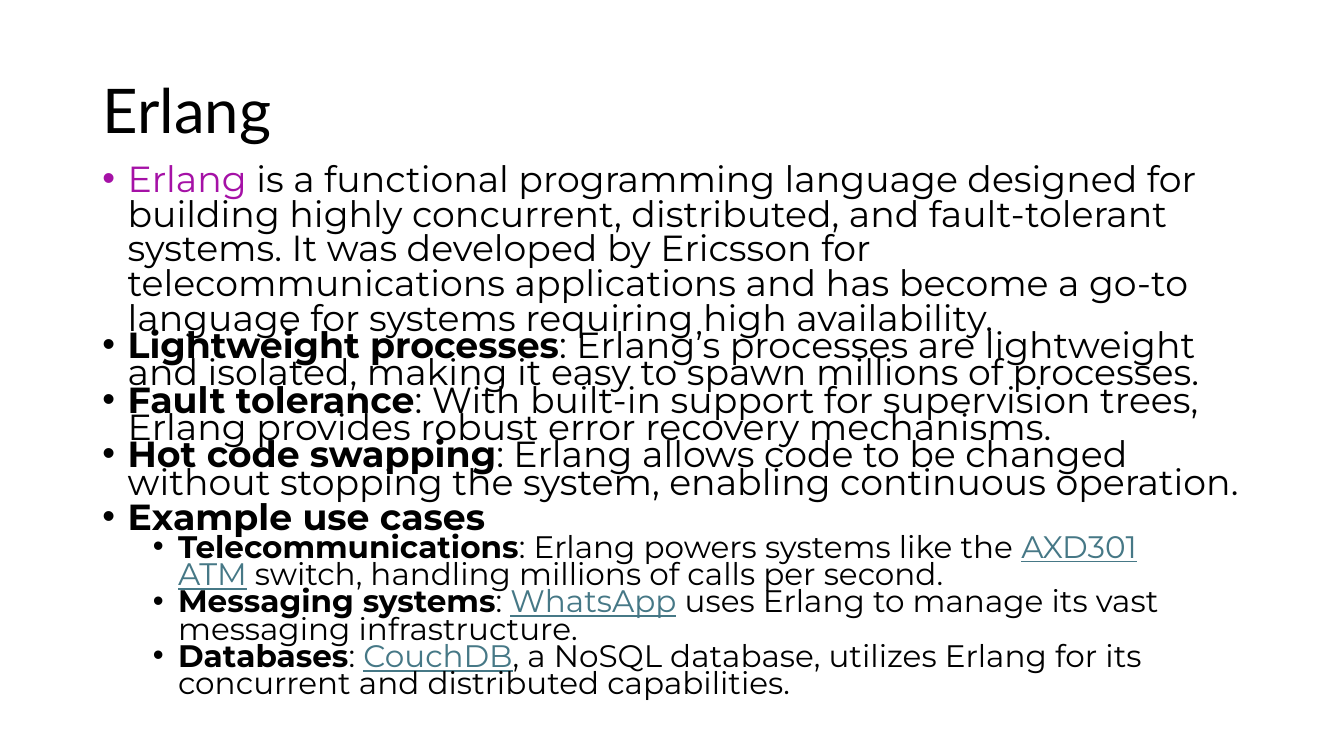
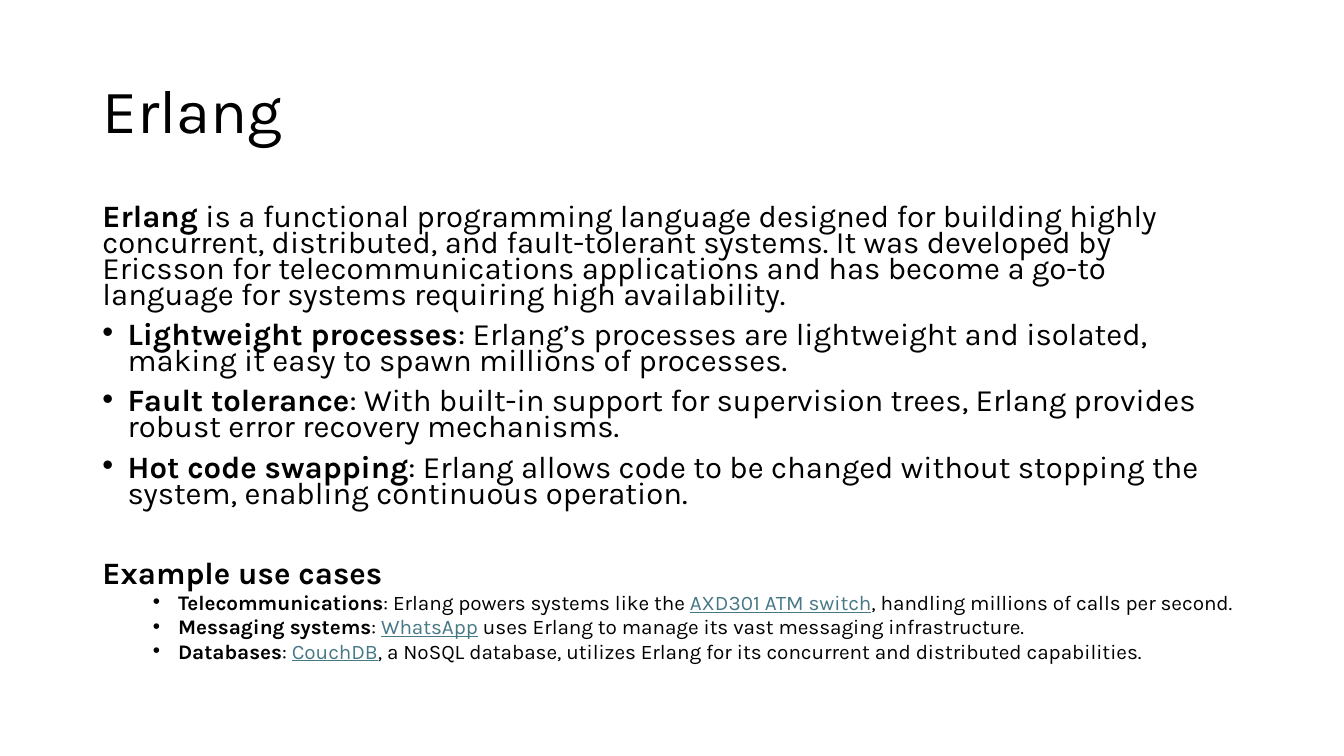
Before and after one commit to aregm/system-design-course, a slide deck: slide 17 of docs/Lecture 9.pptx. Drawn at 1344x756 pixels with LibreOffice and Linux fonts; fonts in the diff are those of the drawing. Boxes give left, top, right and bottom in pixels: in the first picture for what was removed or moved away, otherwise in the second. Text is boxed around its words. In the diff, an @@ line names an element or a change of style, - is before the commit and + after.

```diff
--- a/docs/Lecture 9.pptx
+++ b/docs/Lecture 9.pptx
@@ title "Erlang" at (102, 91, 282, 148): font Lato to Karla @@
@@ text "Erlang is a functional programming ...": place and size @@
-text "Erlang is a functional programming ..." at (128, 165, 1239, 700)
+text "Erlang is a functional programming ..." at (102, 205, 1233, 664)
@@ text "Erlang is a functional programming ..." at (102, 205, 1233, 664): size 25.9 to 22.2 pt in "Erlang is a functional programming language designed ...", "Lightweight processes: Erlang’s processes are lightweight an ...", "Fault tolerance: With built-in support for supervision ...", "Hot code swapping: Erlang allows code to ..." and 1 more places; font Montserrat to Karla; text colour #A511A6 to #000000, bold on in "Erlang"; size 22.2 to 14.8 pt in "Telecommunications: Erlang powers systems like the AXD301 ...", "Messaging systems: WhatsApp uses Erlang to manage ...", "Databases: CouchDB, a NoSQL database, utilizes Erlang ..."; text colour #000000 to #467886, underline on in "switch,"; bullet • to none; line spacing 0.8 to 0.7; line spacing 19.5pt to 0.7; more space between paragraphs @@
```
Also in this commit, not shown: 19 other slides changed, 1 slide added.
